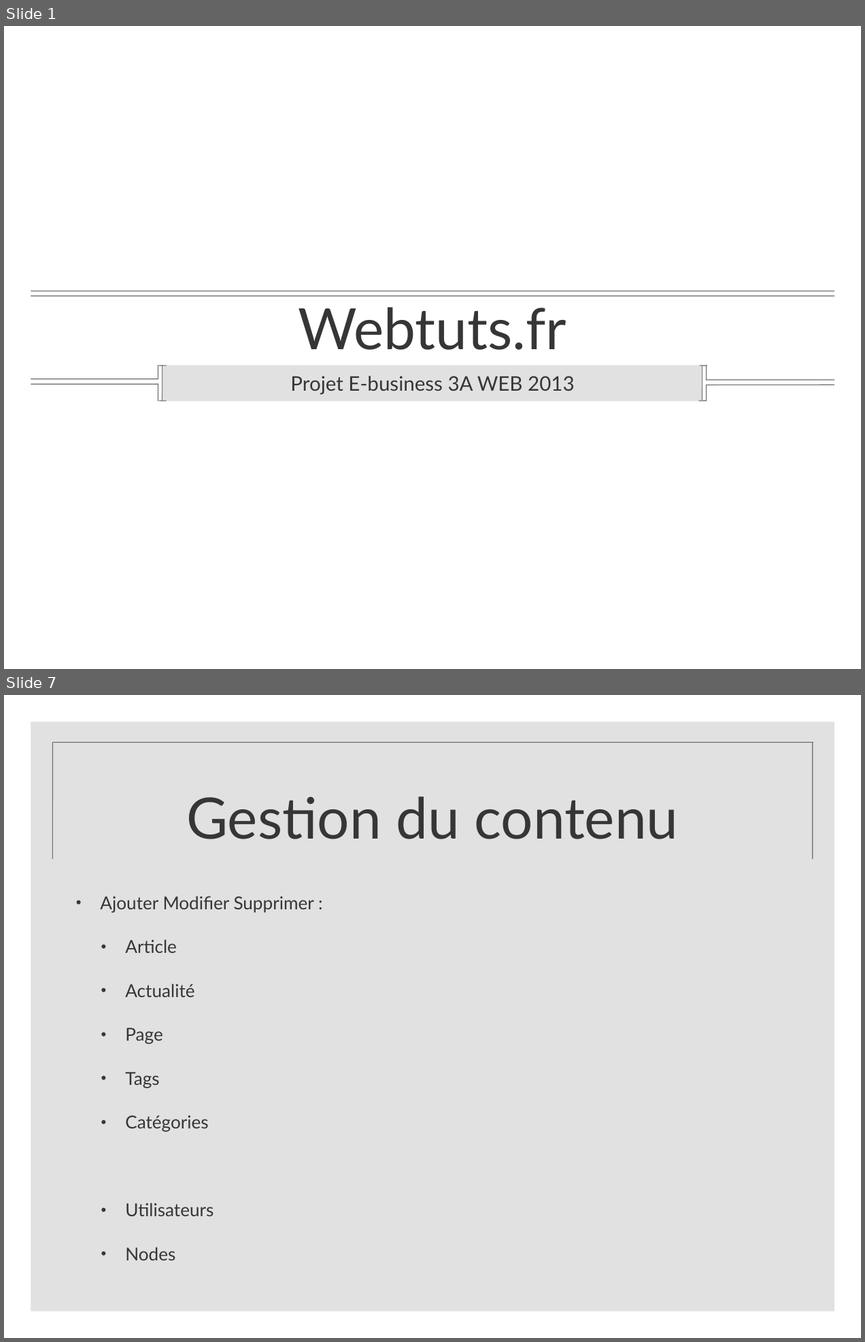
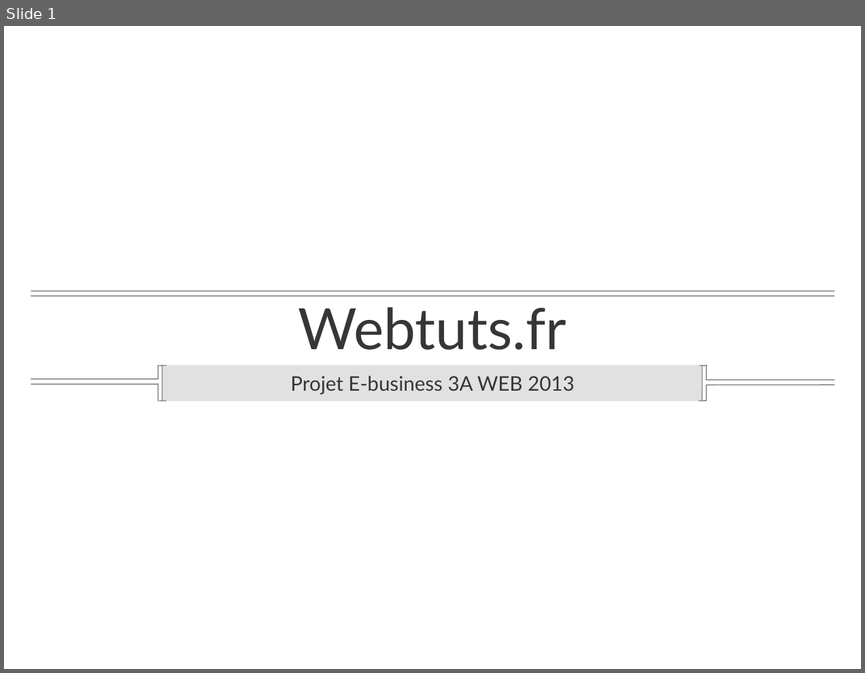
Before and after one commit to fitzlucassen/Webtuts.fr, a slide deck: documents/blog.ppt. Shown one above the other, each under a label of ours: slides 1 and 7 before the commit, slide 1 after it; the slides between them are not shown. The pictures are 865x1342 and 865x673 pixels, drawn with LibreOffice and Linux fonts; fonts in the diff are those of the drawing; background and template pictures are left out. Boxes give left, top, right and bottom in pixels: in the first picture for what was removed or moved away, otherwise in the second. Text is boxed around its words. In the diff, an @@ line names an element or a change of style, - is before the commit and + after.

```diff
--- a/documents/blog.ppt
+++ b/documents/blog.ppt
@@ slide 7 removed at (4, 695, 861, 1338), background picture (left out) @@
@@ rectangle removed at (31, 722, 834, 1311) @@
@@ line removed from (53, 859) to (53, 742) @@
@@ line removed from (813, 742) to (53, 742) @@
@@ line removed from (813, 859) to (813, 742) @@
@@ title removed at (186, 796, 678, 839) @@
-Gestion du contenu
@@ text removed at (100, 896, 314, 1260) @@
-• Ajouter Modifier Supprimer :
-  • Article
-  • Actualité
-  • Page
-  • Tags
-  • Catégories
-  • Utilisateurs
-  • Nodes
```
Also in this commit, not shown: 3 slides changed, 6 slides added, 3 other slides removed, 3 other files.
